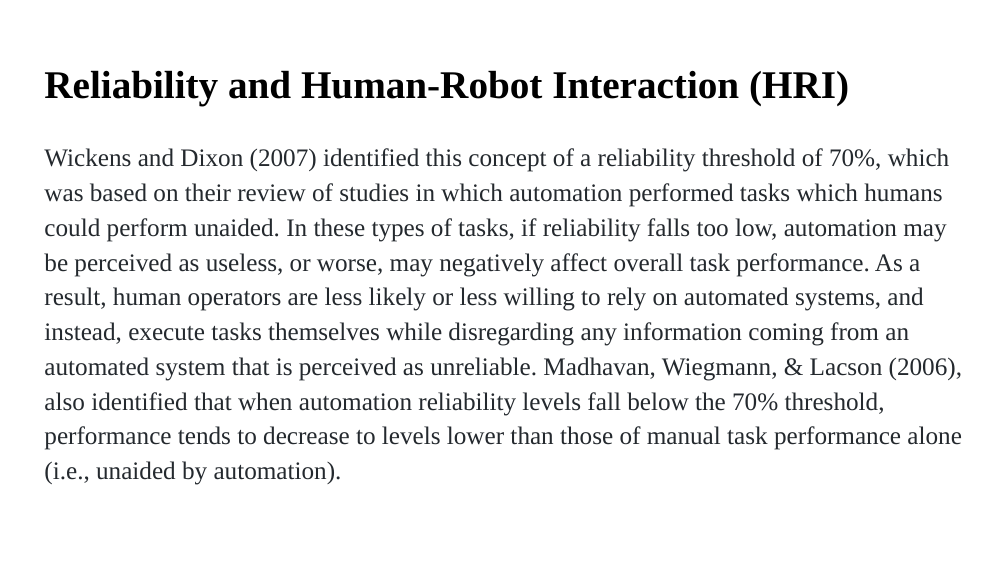
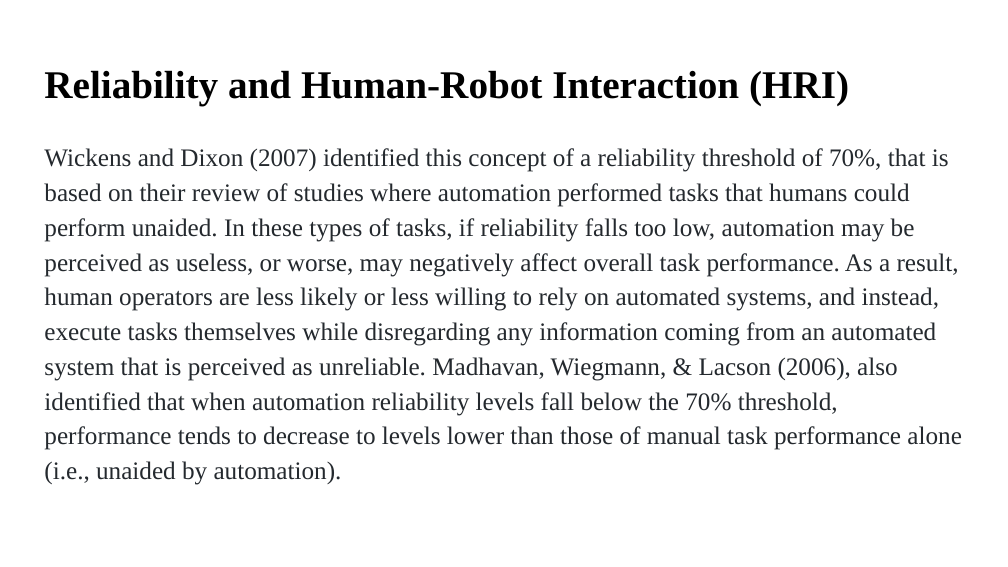
Before and after one commit to blakeanguyen/project_template, a slide deck: slide 5 of Final PP_110218BN.pptx. Drawn at 1008x567 pixels with LibreOffice and Linux fonts; fonts in the diff are those of the drawing. Boxes give left, top, right and bottom in pixels: in the first picture for what was removed or moved away, otherwise in the second. Text is boxed around its words. In the diff, an @@ line names an element or a change of style, - is before the commit and + after.

```diff
--- a/Final PP_110218BN.pptx
+++ b/Final PP_110218BN.pptx
@@ text at [44, 148, 962, 485]: text changed @@
-Wickens and Dixon (2007) identified this concept of a reliability threshold of 70%, which was based on their review of studies in which automation performed tasks which humans could perform unaided. In these types of tasks, if reliability falls too low, automation may be perceived as useless, or worse, may negatively affect overall task performance. As a result, human operators are less likely or less willing to rely on automated systems, and instead, execute tasks themselves while disregarding any information coming from an automated system that is perceived as unreliable. Madhavan, Wiegmann, & Lacson (2006), also identified that when automation reliability levels fall below the 70% threshold, performance tends to decrease to levels lower than those of manual task performance alone (i.e., unaided by automation).
+Wickens and Dixon (2007) identified this concept of a reliability threshold of 70%, that is based on their review of studies where automation performed tasks that humans could perform unaided. In these types of tasks, if reliability falls too low, automation may be perceived as useless, or worse, may negatively affect overall task performance. As a result, human operators are less likely or less willing to rely on automated systems, and instead, execute tasks themselves while disregarding any information coming from an automated system that is perceived as unreliable. Madhavan, Wiegmann, & Lacson (2006), also identified that when automation reliability levels fall below the 70% threshold, performance tends to decrease to levels lower than those of manual task performance alone (i.e., unaided by automation).
```
Also in this commit, not shown: 1 other file.
